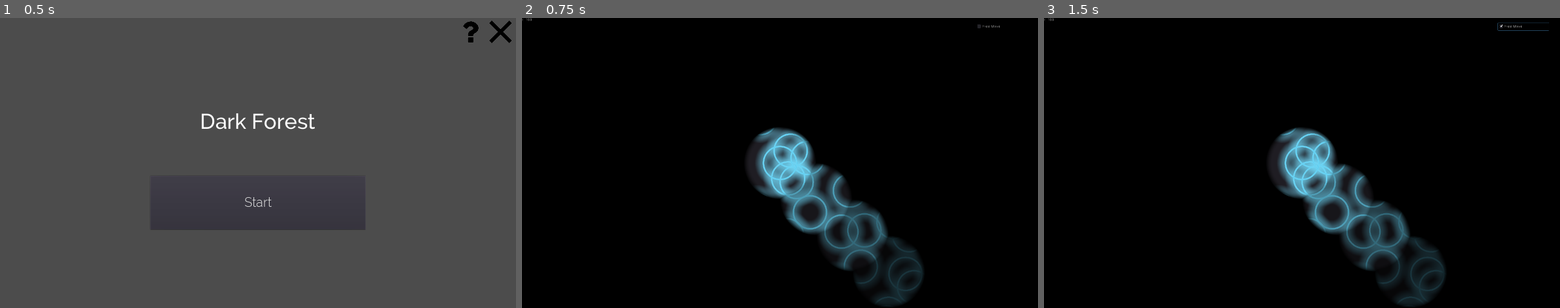
Above: before the commit, frames 1-3 (left to right).
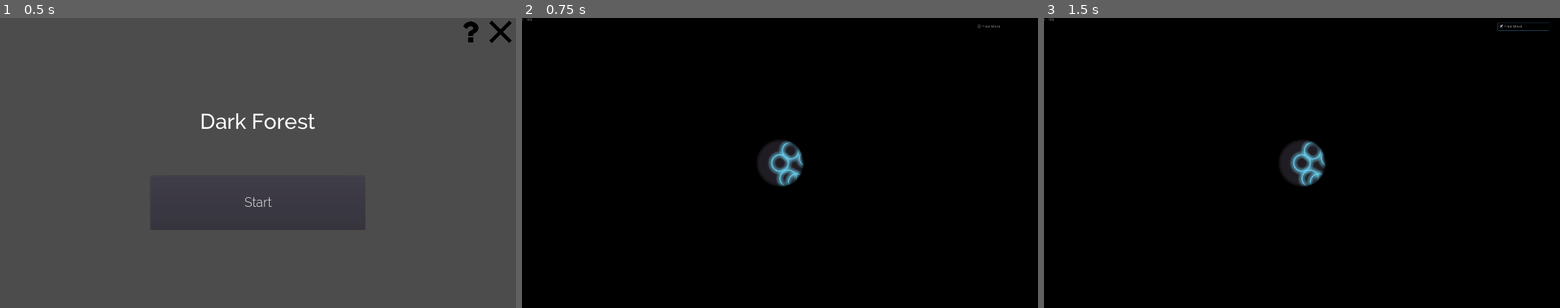
Above: after the commit, the same moments.

Repository: WeLoveGodot/GameOff2019
Game: Godot game, scene res://scene/Menu.tscn
Same seed, same stepped clock (60 frames per second), same inputs: the game is played once before the commit and once after it.
Inputs:
- Up to frame 1 (0.5 s): no input
- Up to frame 2 (0.75 s): click "Start" at 0.5 s
- Up to frame 3 (1.5 s): click "Free Move" at 1.25 s

Frame 1 is identical in both runs. In frame 2, 7.7% of the frame differs, in the area x 43-78%, y 37-100%; in frame 3, 7.7%.

Commit message:
feat(skill): add skill basic logic
可以在global里写技能逻辑了兄弟们

Diff:
--- a/Global.gd
+++ b/Global.gd
@@ -1,75 +1,118 @@
 extends Node2D
 
-# 配置
+# --------------------- 基础配置 ---------------------#
 
 const SIZE = 4096
 const GEN_SIZE = SIZE * 0.75
 const MAX_LEVEL = 10
 
 const EXRA_CAMERA_HEIGHT = 50
-const DEFAULT_FIELD_RADIUS = 100
+const DEFAULT_FIELD_RADIUS = 100.0
 
-# ms
-const TECH_INTERVAL = 1000.0
-const AI_INTERVAL = 500.0
+const TECH_INTERVAL = 1000.0 # 毫秒
+const AI_INTERVAL = 500.0 # 毫秒
 
-# fake const
+## fake consts
 var WINDOW_SIZE
 var MIN_SCALE
 
-# 星球生成概率
+## 星球生成概率
 const PLANTE_GEN_PROB = 0.0003
-# 星球生成上限
+## 星球生成上限
 const MAX_PLANETS = 2000
 
+
+# Int -> Int
+func tech_2_level(tech: int):
+  return floor(log(tech))
+
+# Int -> float(0~1)
+func tech_2_progress(tech: int):
+  return tech / pow(10, MAX_LEVEL)
+
+func _ready():
+  WINDOW_SIZE = get_viewport().size
+  MIN_SCALE = WINDOW_SIZE.y / SIZE
+
+# --------------------- 技能逻辑配置 ---------------------#
+## cost
 func acc_cost(planet):
-	return planet.position.x
+  return planet.position.x
 
 func explore_cost(planet):
-	pass
+  pass
 
 func expand_cost(planet):
-	pass
+  pass
 
 func attack_cost(planet):
-	pass
+  pass
 
 func explore_distance(planet):
-	return planet.field_radius * 2
+  return planet.field_radius * 2
 
 func attack_distance(planet):
-	pass
+  pass
+
+## effect
+
+# 暂时把技能功能也配到这里，统一管理
+
+# 技能效果允许对自身和世界产生影响
+func acc_effect(planet, game, extra_param):
+  # bla bla
+  pass
+
+# 我写个示范
+func expand_effect(planet, game, extra_param):
+  var old_r = planet.field_radius
+  var new_r = old_r * 1.1
+  if planet.is_me:
+    var t = planet.get_node("Tween")
+    t.interpolate_property(planet, "field_radius", old_r, new_r, 0.3, Tween.TRANS_LINEAR, Tween.TRANS_LINEAR)
+    t.start()
+  else:
+    planet.field_radius  = new_r
+  pass
+
+# 支持额外参数，一个dict，比如探索之类的用户输入可以从ui层, 或ai传入
+func explore_effect(planet, game, extra_param):
+  # var use_select_pos = extra_param.pos
+  pass
+
+func attack_effect(planet, game, extra_param):
+  pass
+
+enum ESkill {
+  ACC,
+  EXPD,
+  EXPR,
+  ATK,
+}
 
 # 显示技能文本的字典
 var SKILL_DICT = {
-	"accelerate": {
-		"name": "Accelerate",
-		"cost": funcref(self, "acc_cost"),
-	},
-	"expand": {
-		"name": "Expand",
-		"cost": funcref(self, "expand_cost"),
-	},
-	"explore": {
-		"name": "Explore",
-		"cost": funcref(self, "explore_cost"),
-		"distance": funcref(self, "explore_distance"),
-	},
-	"attack": {
-		"name": "Attack",
-		"cost": funcref(self, "attack_cost"),
-		"distance": funcref(self, "attack_distance"),
-	},
+  ESkill.ACC : {
+    name = "Accelerate",
+    cost = funcref(self, "acc_cost"),
+    effect = funcref(self, "acc_effect"),
+  },
+  ESkill.EXPD : {
+    name = "Expand",
+    cost = funcref(self, "expand_cost"),
+    effect = funcref(self, "expand_effect"),
+  },
+  ESkill.EXPR : {
+    name = "Explore",
+    cost = funcref(self, "explore_cost"),
+    distance = funcref(self, "explore_distance"),
+    effect = funcref(self, "explore_effect"),
+  },
+  ESkill.ATK : {
+    name = "Attack",
+    cost = funcref(self, "attack_cost"),
+    distance = funcref(self, "attack_distance"),
+    effect = funcref(self, "attack_effect"),
+  },
 }
-
-# Int -> Int
-func tech_2_level(tech: int):
-	return floor(log(tech))
-
-# Int -> float(0~1)
-func tech_2_progress(tech: int):
-	return tech / pow(10, MAX_LEVEL)
-
-func _ready():
-	WINDOW_SIZE = get_viewport().size
-	MIN_SCALE = WINDOW_SIZE.y / SIZE
+# --------------------- end ---------------------#
--- a/scene/Game.gd
+++ b/scene/Game.gd
@@ -59,8 +59,6 @@
 func collect_holes():
 	$Holes.clear_holes()
 	$Holes.add_hole(me.field_radius, me.get_coor())
-	for i in range(4):
-		$Holes.add_hole_a(150, Vector2(i * 150, i * 150), i * 0.25)
 
 func update_camera_zoom():
   var half_height = Global.EXRA_CAMERA_HEIGHT + Global.explore_distance(me)
--- a/scene/Game.tscn
+++ b/scene/Game.tscn
@@ -1,15 +1,16 @@
-[gd_scene load_steps=8 format=2]
+[gd_scene load_steps=9 format=2]
 
 [ext_resource path="res://scene/Game.gd" type="Script" id=1]
-[ext_resource path="res://scene/Planets.gd" type="Script" id=2]
-[ext_resource path="res://resource/shader/new_shadermaterial.material" type="Material" id=3]
-[ext_resource path="res://resource/raw_fonts/Raleway/Raleway-Regular.ttf" type="DynamicFontData" id=4]
-[ext_resource path="res://scene/Holes.tscn" type="PackedScene" id=5]
-[ext_resource path="res://scene/DebugUI.gd" type="Script" id=6]
+[ext_resource path="res://scene/Skill.gd" type="Script" id=2]
+[ext_resource path="res://scene/Planets.gd" type="Script" id=3]
+[ext_resource path="res://resource/shader/new_shadermaterial.material" type="Material" id=4]
+[ext_resource path="res://resource/raw_fonts/Raleway/Raleway-Regular.ttf" type="DynamicFontData" id=5]
+[ext_resource path="res://scene/Holes.tscn" type="PackedScene" id=6]
+[ext_resource path="res://scene/DebugUI.gd" type="Script" id=7]
 
 [sub_resource type="DynamicFont" id=1]
 size = 32
-font_data = ExtResource( 4 )
+font_data = ExtResource( 5 )
 
 [node name="Game" type="Node2D"]
 script = ExtResource( 1 )
@@ -21,15 +22,18 @@
 margin_bottom = 2048.0
 color = Color( 0.12549, 0.117647, 0.141176, 1 )
 
+[node name="Skill" type="Node2D" parent="."]
+script = ExtResource( 2 )
+
 [node name="Planets" type="Node2D" parent="."]
-script = ExtResource( 2 )
+script = ExtResource( 3 )
 
 [node name="Camera" type="Camera2D" parent="."]
 current = true
 
 [node name="Fog" type="ColorRect" parent="."]
 visible = false
-material = ExtResource( 3 )
+material = ExtResource( 4 )
 margin_left = -2048.0
 margin_top = -2048.0
 margin_right = 2048.0
@@ -45,16 +49,17 @@
 custom_fonts/font = SubResource( 1 )
 text = "Game Scene"
 
-[node name="Holes" parent="." instance=ExtResource( 5 )]
+[node name="Holes" parent="." instance=ExtResource( 6 )]
 
 [node name="Tween" type="Tween" parent="."]
 
 [node name="DebugUI" type="CanvasLayer" parent="."]
+editor/display_folded = true
 
 [node name="DebugMenu" type="Control" parent="DebugUI"]
 margin_right = 1916.0
 margin_bottom = 1079.0
-script = ExtResource( 6 )
+script = ExtResource( 7 )
 
 [node name="CheckBox" type="CheckBox" parent="DebugUI/DebugMenu"]
 margin_left = 1689.37
--- a/scene/Planet.gd
+++ b/scene/Planet.gd
@@ -1,19 +1,26 @@
 extends Node2D
+
+signal enegy_changed
 
 const MAX_SCALE = 1
 const MIN_SCALE = 0.4
+
+const EXTRA_SCALE = 0.25
 
 var last: float = 0.0
 
 # 一个星球的建模，不管是自己还是ai
 # 所以这个scene不能包含ai逻辑，但可包含行为的接口，之后accept一个控制者（玩家或ai）即可工作
 
-var field_radius: int = Global.DEFAULT_FIELD_RADIUS
+var field_radius: float = Global.DEFAULT_FIELD_RADIUS
 var level: int = 0
 var energy : int = 0
 var tech: int = 1
 var tech_factor = 1
 var progress: float = 0.0
+
+# 特殊标记是不是主角
+var is_me: bool = false
 
 func _ready():
 	pass
@@ -24,7 +31,14 @@
 	set_position(coor)
 
 func update_scale(camera_zoom: Vector2):
-	$Sprite.set_scale(camera_zoom * 0.5)
+	$Sprite.set_scale(camera_zoom * EXTRA_SCALE)
+
+func try_cost(cost: int):
+	if cost > energy:
+		return false
+	else:
+		energy -= cost
+		emit_signal("enegy_changed")
 
 func tick():
 	# field_radius += 200
--- a/scene/Planet.tscn
+++ b/scene/Planet.tscn
@@ -10,3 +10,5 @@
 [node name="Sprite" type="Sprite" parent="."]
 material = ExtResource( 2 )
 texture = ExtResource( 3 )
+
+[node name="Tween" type="Tween" parent="."]
--- /dev/null
+++ b/scene/Skill.gd
@@ -0,0 +1,29 @@
+extends Node2D
+
+var game
+
+func _ready():
+  game = get_parent()
+
+func get_skill_table(skill):
+  return Global.SKILL_DICT[skill]
+
+# 先检查能用再用
+func can_use_skill(planet, skill):
+  var skill_table = get_skill_table(skill)
+  return planet.cost >= skill_table.cost.call_func(planet)
+
+# 检查后同一帧赶紧用，防止bug
+# 不管自己还是ai都调这个
+func use_skill(planet, skill, extra_param):
+  var skill_table = get_skill_table(skill)
+  var cost = skill_table.cost.call_func(planet)
+
+  skill_table.effect.call_func(planet, game, extra_param)
+  # 最后扣钱
+  planet.try_cost(cost)
+
+
+# Called every frame. 'delta' is the elapsed time since the previous frame.
+#func _process(delta):
+#  pass
Not shown, added: resource/art/planet.png.import
Not shown, changed: .gitignore
